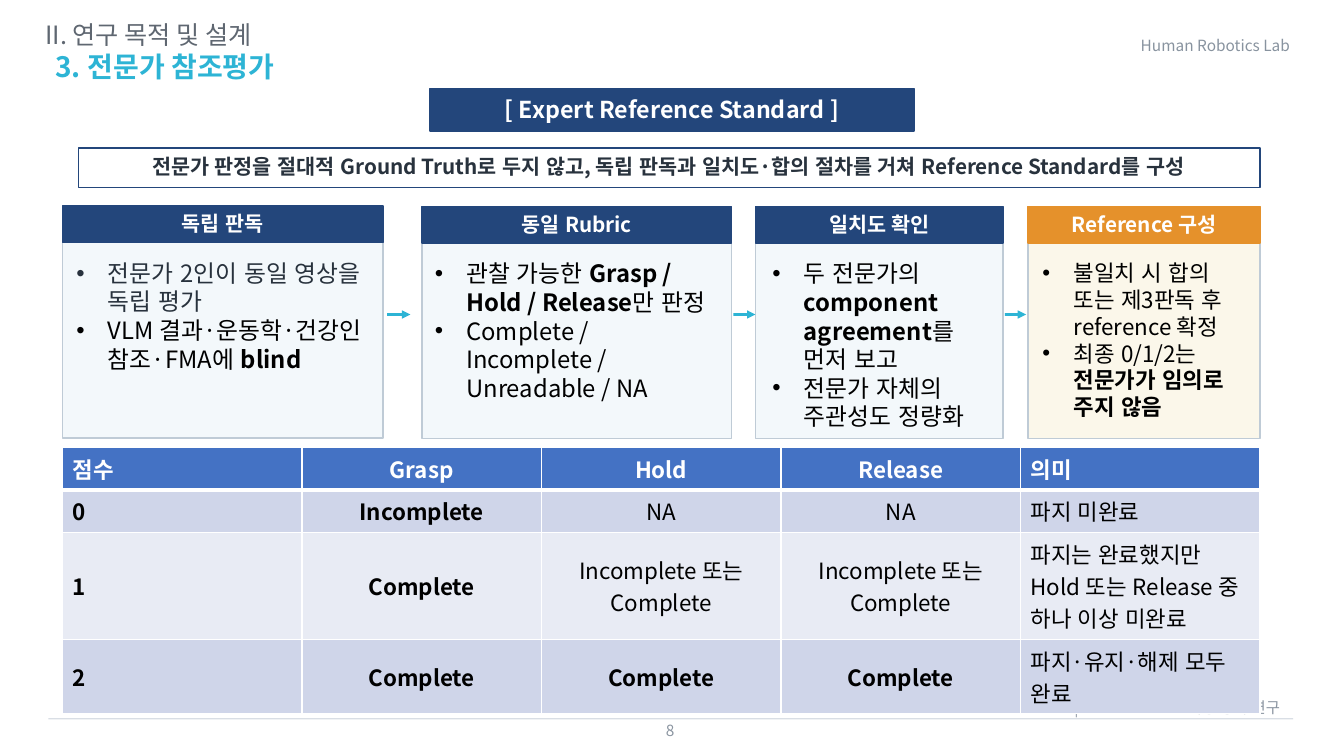
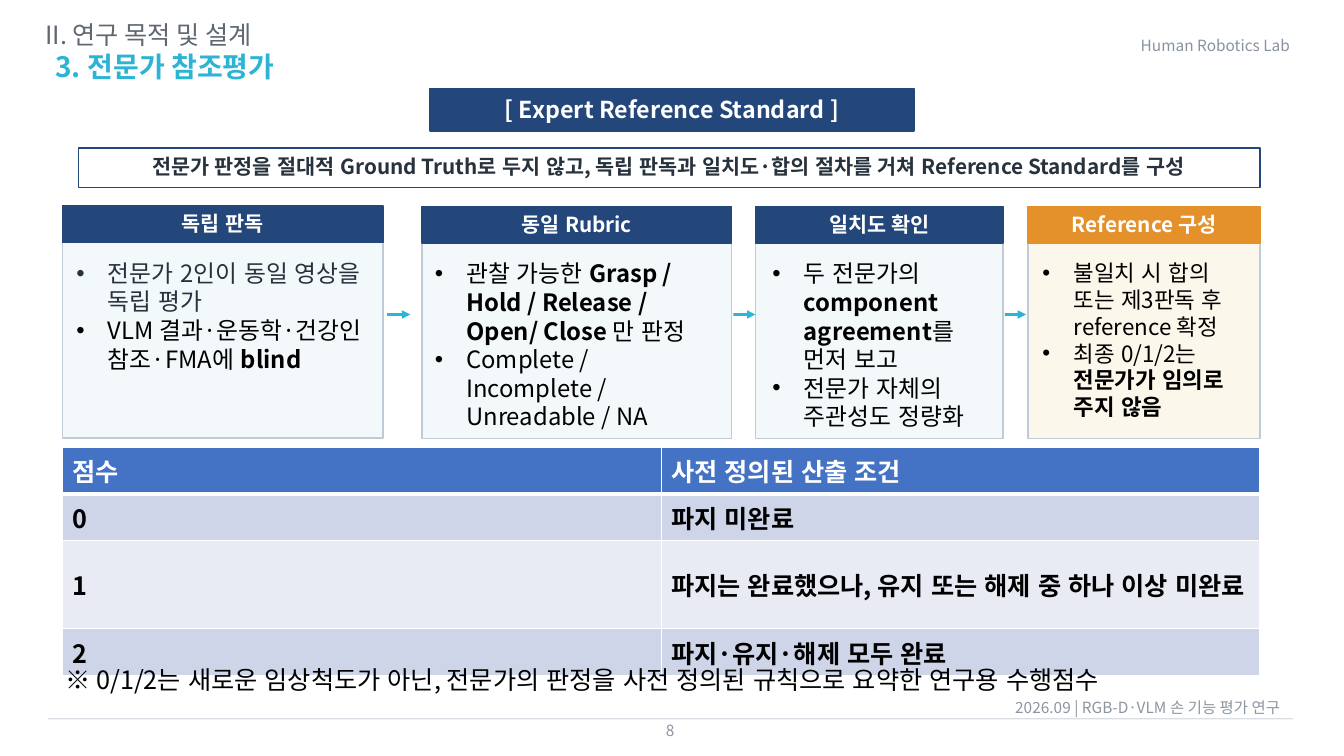
Before and after one commit to passtock/casstone, a slide deck: slide 8 of capstone/연구계획서22000561이재용0910.pptx. Drawn at 1344x756 pixels with LibreOffice and Linux fonts; fonts in the diff are those of the drawing. Boxes give left, top, right and bottom in pixels: in the first picture for what was removed or moved away, otherwise in the second. Text is boxed around its words. In the diff, an @@ line names an element or a change of style, - is before the commit and + after.

Commit message:
0910

```diff
--- a/capstone/연구계획서22000561이재용0910.pptx
+++ b/capstone/연구계획서22000561이재용0910.pptx
@@ text at (x1=466, y1=262, x2=685, y2=345): text changed @@
-• 관찰 가능한 Grasp / Hold / Release만 판정
+• 관찰 가능한 Grasp / Hold / Release / Open/ Close 만 판정
@@ table at (x1=63, y1=448, x2=1260, y2=673) @@
-column 2: Grasp | Incomplete | Complete | Complete
-column 3: Hold | NA | Incomplete 또는 Complete | Complete
-column 4: Release | NA | Incomplete 또는 Complete | Complete
-column 5: 의미 | 파지 미완료 | 파지는 완료했지만 Hold 또는 Release 중 하나 이상 미완료 | 파지·유지·해제 모두 완료
+column 2: 사전 정의된 산출 조건 | 파지 미완료 | 파지는 완료했으나, 유지 또는 해제 중 하나 이상 미완료 | 파지·유지·해제 모두 완료
@@ text added at (x1=96, y1=663, x2=1099, y2=695), 18 pt, text #000000 @@
+※ 0/1/2는 새로운 임상척도가 아닌, 전문가의 판정을 사전 정의된 규칙으로 요약한 연구용 수행점수
```
Also in this commit, not shown: 13 other slides changed.
